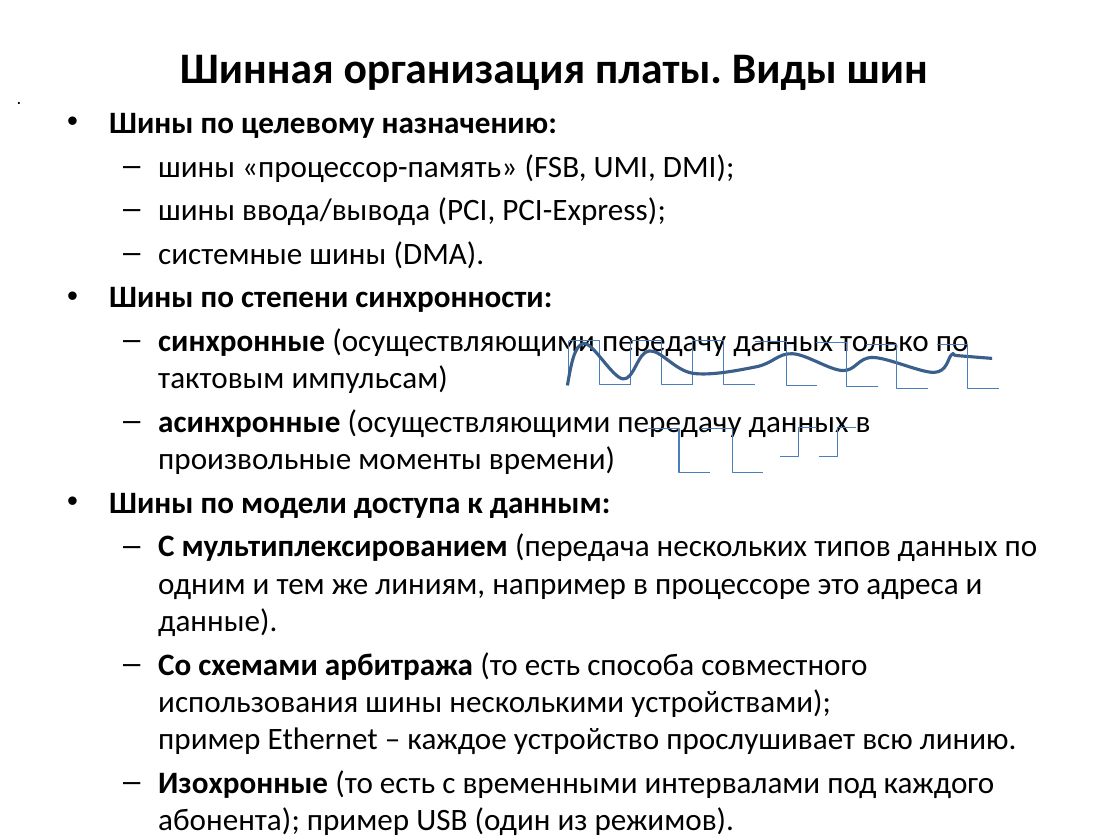
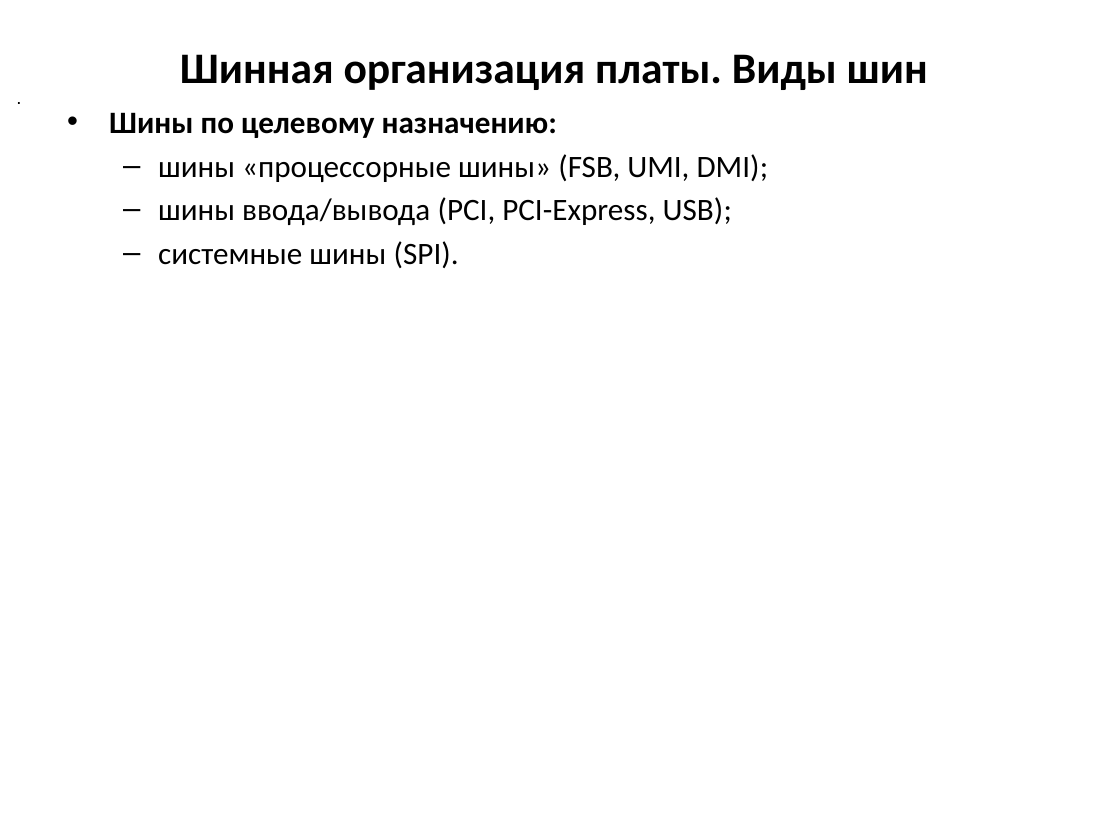
Before and after one commit to MVRonkin/arch_comp_sys, a slide deck: slide 11 of 2023 весна/лекции/Лекция 7_1 нов.pptx (slide 8 before the commit). Drawn at 1120x840 pixels with LibreOffice and Linux fonts; fonts in the diff are those of the drawing. Boxes give left, top, right and bottom in pixels: in the first picture for what was removed or moved away, otherwise in the second. Text is boxed around its words. In the diff, an @@ line names an element or a change of style, - is before the commit and + after.

```diff
--- a/2023 весна/лекции/Лекция 7_1 нов.pptx
+++ b/2023 весна/лекции/Лекция 7_1 нов.pptx
@@ text at [158,154,769,268]: text changed @@
-  – шины «процессор-память» (FSB, UMI, DMI);
-  – шины ввода/вывода (PCI, PCI-Express);
-  – системные шины (DMA).
-• Шины по степени синхронности:
-  – синхронные (осуществляющими передачу данных только по тактовым импульсам)
-  – асинхронные (осуществляющими передачу данных в произвольные моменты времени)
-• Шины по модели доступа к данным:
-  – С мультиплексированием (передача нескольких типов данных по одним и тем же линиям, например в процессоре это адреса и данные).
-  – Со схемами арбитража (то есть способа совместного использования шины несколькими устройствами);
-    пример Ethernet – каждое устройство прослушивает всю линию.
-  – Изохронные (то есть с временными интервалами под каждого абонента); пример USB (один из режимов).
+  – шины «процессорные шины» (FSB, UMI, DMI);
+  – шины ввода/вывода (PCI, PCI-Express, USB);
+  – системные шины (SPI).
@@ freeform shape removed at [568,344,992,386] @@
@@ elbow line removed from (569, 340) to (631, 385) @@
@@ line removed from (569, 340) to (569, 385) @@
@@ elbow line removed from (631, 340) to (692, 385) @@
@@ line removed from (631, 385) to (631, 340) @@
@@ line removed from (692, 385) to (692, 340) @@
@@ elbow line removed from (693, 340) to (755, 385) @@
@@ elbow line removed from (755, 342) to (816, 385) @@
@@ elbow line removed from (816, 343) to (878, 386) @@
@@ elbow line removed from (866, 344) to (927, 389) @@
@@ elbow line removed from (937, 344) to (999, 389) @@
@@ elbow line removed from (648, 429) to (710, 473) @@
@@ elbow line removed from (701, 429) to (763, 473) @@
@@ elbow line removed from (780, 457) to (816, 427) @@
@@ elbow line removed from (819, 457) to (856, 427) @@
```
Also in this commit, not shown: 5 other slides changed, 2 slides added, 12 other files.
